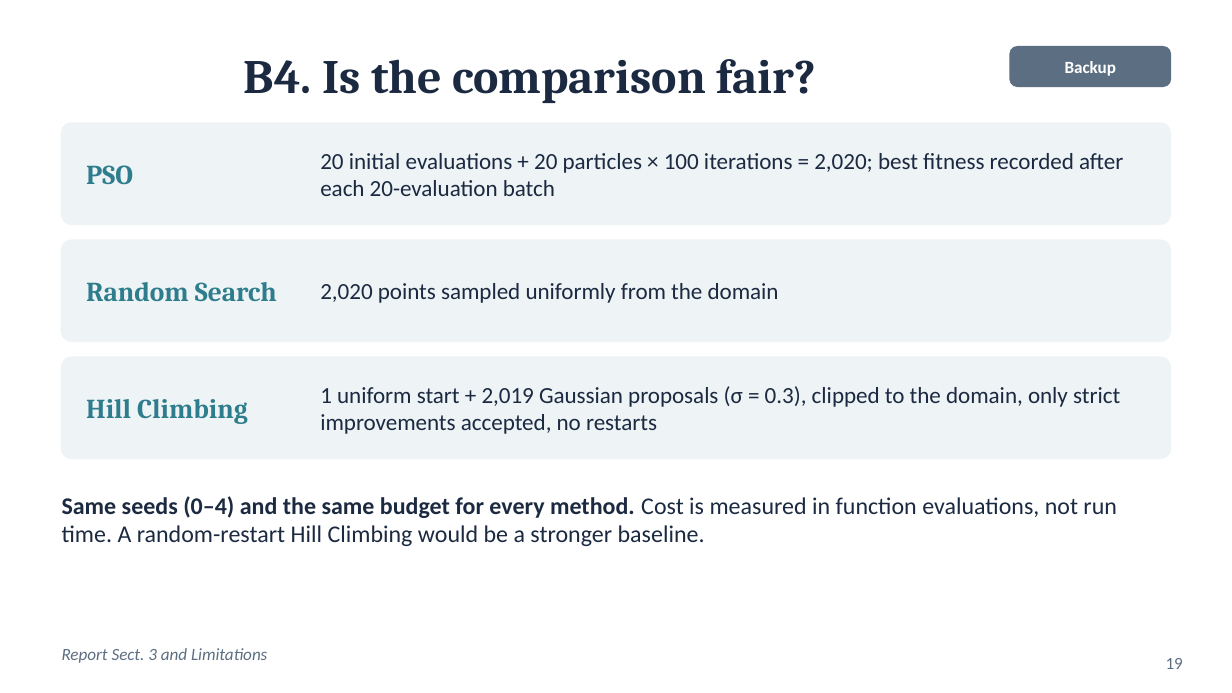
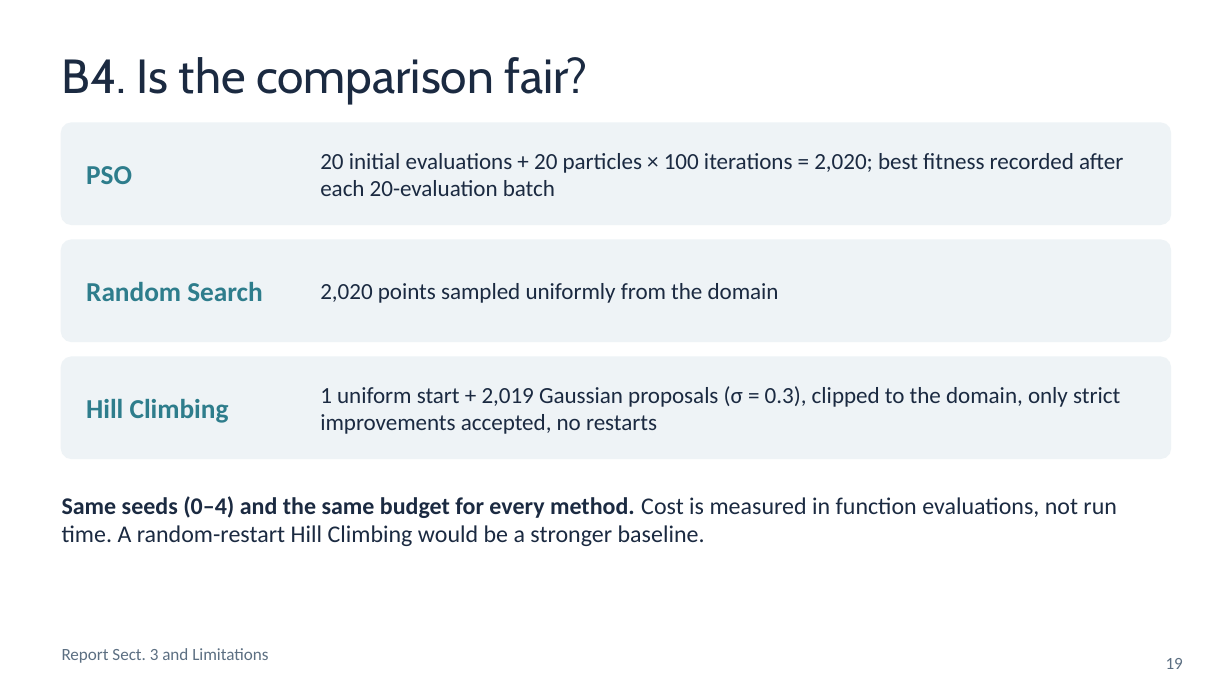
Before and after one commit to huynhhuuphucminh/Seminar-AI, a slide deck: slide 19 of slides/Slide_Seminar_PSO.pptx. Drawn at 1232x693 pixels with LibreOffice and Linux fonts; fonts in the diff are those of the drawing. Boxes give left, top, right and bottom in pixels: in the first picture for what was removed or moved away, otherwise in the second. Text is boxed around its words. In the diff, an @@ line names an element or a change of style, - is before the commit and + after.

```diff
--- a/slides/Slide_Seminar_PSO.pptx
+++ b/slides/Slide_Seminar_PSO.pptx
@@ text "B4. Is the comparison fair?" at (62, 57, 588, 104): font Cambria to Cabin, bold off; alignment centre to left @@
@@ rounded rectangle removed at (1010, 47, 1170, 86) @@
@@ text removed at (1065, 61, 1116, 76) @@
-Backup
@@ font Cambria to Calibri in 3 elements at (86, 166, 132, 184), (86, 282, 262, 301), (86, 399, 229, 423) @@
@@ text "Report Sect. 3 and Limitations" at (62, 648, 268, 663): italic off @@
```
Also in this commit, not shown: 18 other slides changed, 2 other files.
